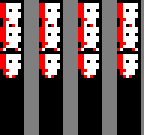
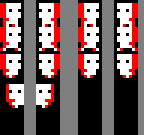
Layered file, before and after one edit (144 x 135). Changes by layer:
removed layer "Capa pegada" over bbox(117, 27, 138, 75)
added layer "Capa 2 #4" above "Capa 2 #3" over bbox(6, 0, 141, 135)
painted on "Capa 2 #3" over bbox(6, 3, 141, 108)
